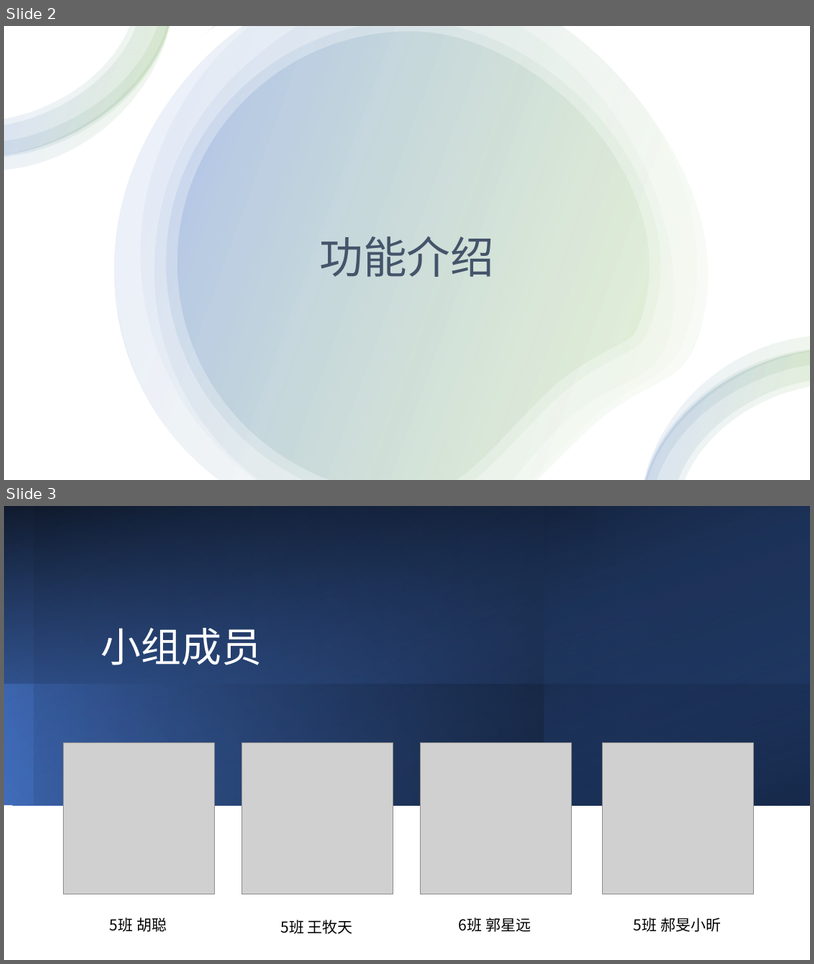
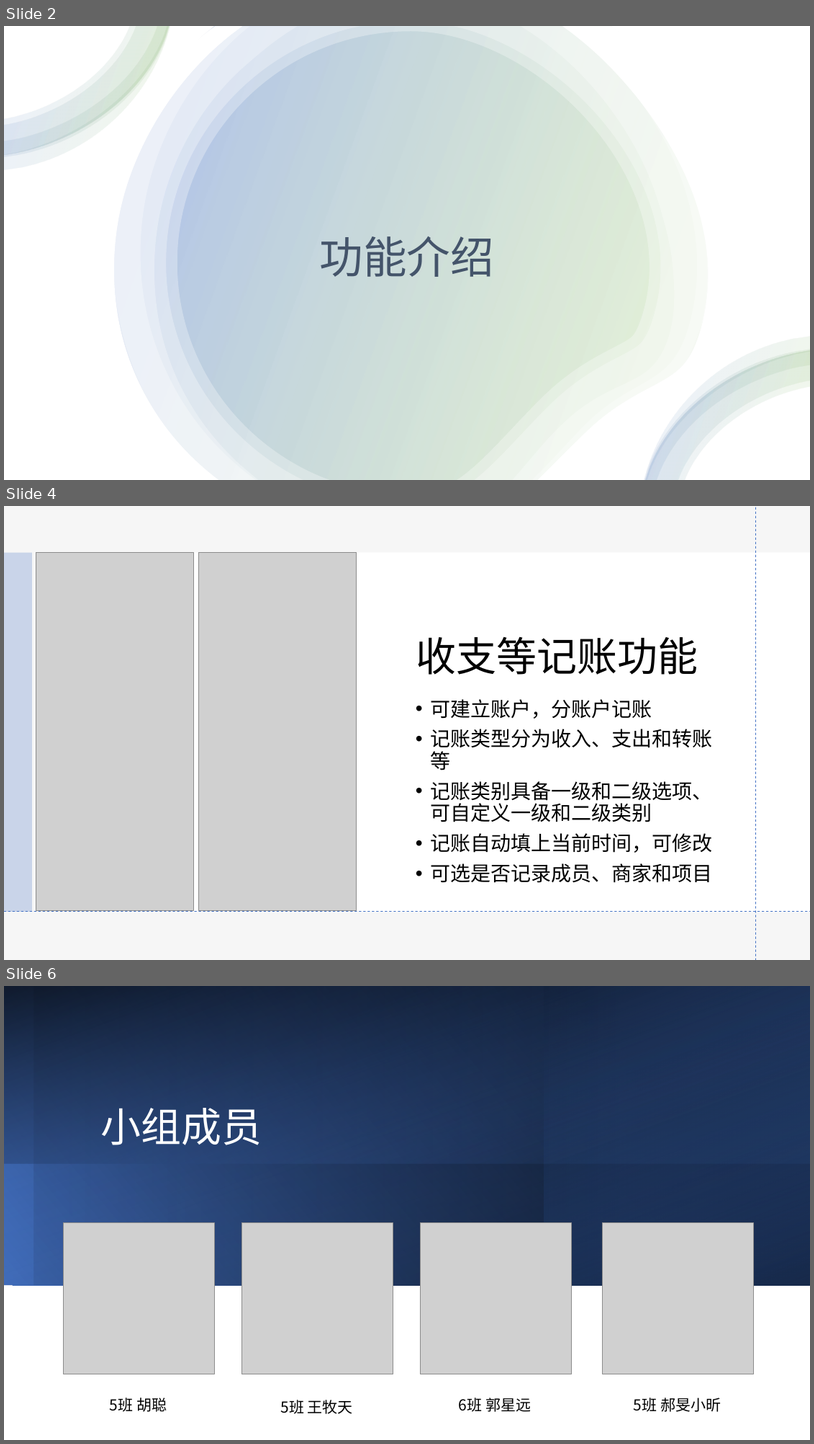
Before and after one commit to EmiseSam/Software-Engineering-2020Fall-iAccount, a slide deck: keynote/结题KeyNote.pptx. Shown one above the other, each under a label of ours: slides 2 and 3 before the commit, slides 2, 4 and 6 after it; the slides between them are not shown. The pictures are 814x964 and 814x1444 pixels, drawn with LibreOffice and Linux fonts; fonts in the diff are those of the drawing; grey boxes stand for pictures. Boxes give left, top, right and bottom in pixels: in the first picture for what was removed or moved away, otherwise in the second. Text is boxed around its words. In the diff, an @@ line names an element or a change of style, - is before the commit and + after.

Commit message:
修正了密码修改逻辑，优化了新建账单页面

```diff
--- a/keynote/结题KeyNote.pptx
+++ b/keynote/结题KeyNote.pptx
@@ slide 4 added at (4, 506, 810, 960), background #FFFFFF @@
@@ rectangle added at (4, 506, 810, 960), fill #E7E6E6 at 35% opacity @@
@@ line added from (756, 960) to (756, 507), #4472C4 0.75 pt dashed @@
@@ rectangle added at (4, 553, 32, 911), fill #4472C4 at 25% opacity @@
@@ picture added at (36, 552, 194, 910) @@
@@ rectangle added at (102, 553, 810, 912), fill #FFFFFF @@
@@ picture added at (199, 552, 357, 910) @@
@@ title added at (417, 637, 699, 674), 48 pt, text #000000 @@
+收支等记账功能
@@ text added at (431, 699, 713, 883), 24 pt, text #000000 @@
+• 可建立账户，分账户记账
+• 记账类型分为收入、支出和转账等
+• 记账类别具备一级和二级选项、可自定义一级和二级类别
+• 记账自动填上当前时间，可修改
+• 可选是否记录成员、商家和项目
@@ line added from (4, 911) to (810, 911), #4472C4 0.75 pt dashed @@
@@ what was slide 3 is now slide 6 @@
```
Also in this commit, not shown: 2 other slides added, 5 other files.
